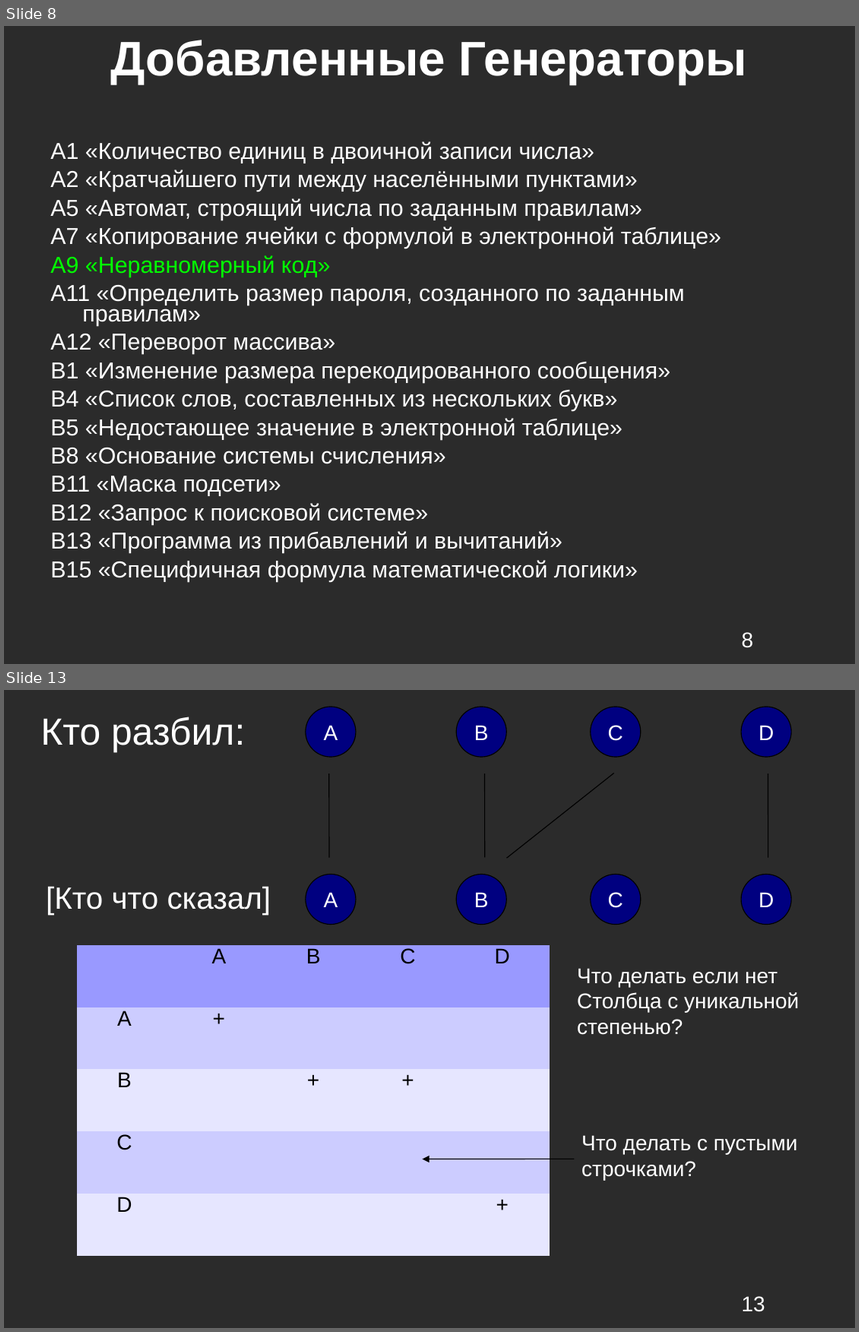
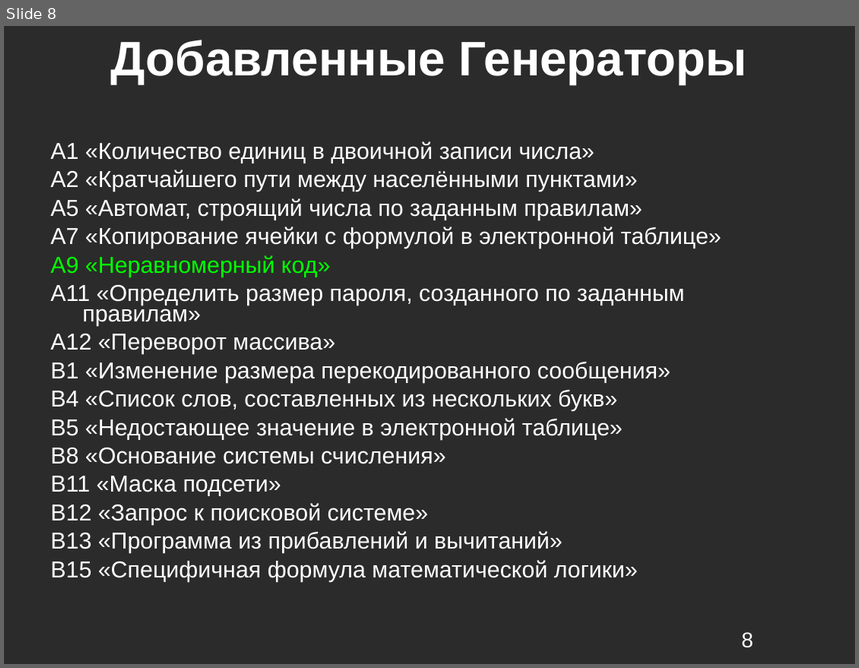
Before and after one commit to kevroletin/Coursework, a slide deck: 4_sem/8403а_Кевролетин_презентация.odp. Shown one above the other, each under a label of ours: slides 8 and 13 before the commit, slide 8 after it; the slides between them are not shown. The pictures are 859x1332 and 859x668 pixels, drawn with LibreOffice and Linux fonts; fonts in the diff are those of the drawing; background and template pictures are left out; a plain dark background stands for a picture behind light text. Boxes give left, top, right and bottom in pixels: in the first picture for what was removed or moved away, otherwise in the second. Text is boxed around its words. In the diff, an @@ line names an element or a change of style, - is before the commit and + after.

```diff
--- a/4_sem/8403а_Кевролетин_презентация.odp
+++ b/4_sem/8403а_Кевролетин_презентация.odp
@@ slide 13 removed at [4,690,855,1328], background picture (left out) @@
@@ line removed from (329, 774) to (329, 858) @@
@@ group removed at [40,707,791,924]: 8 ellipses, 3 lines, 2 texts @@
-А
-B
-C
-D
-A
-B
-C
-D
-Кто разбил:
-[Кто что сказал]
@@ table removed at [77,945,550,1256], 5 rows, 5 columns @@
- | A | B | C | D
-A | + |  |  | 
-B |  | + | + | 
-C |  |  |  | 
-D |  |  |  | +
@@ text removed at [577,968,799,1035] @@
-Что делать если нет
-Столбца с уникальной
-степенью?
@@ text removed at [582,1135,798,1180] @@
-Что делать с пустыми
-строчками?
@@ arrow removed from (574, 1159) to (422, 1159) @@
@@ page number removed at [742,1296,766,1312] @@
-13
```
Also in this commit, not shown: 6 slides changed, 2 slides added, 3 other slides removed, 3 other files.
